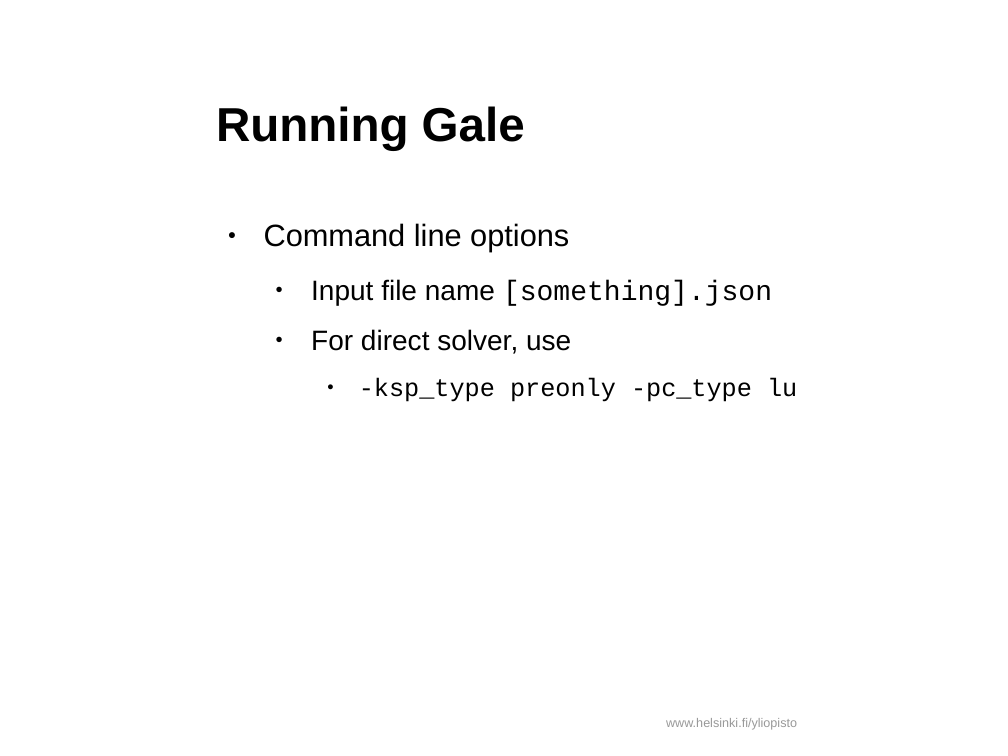
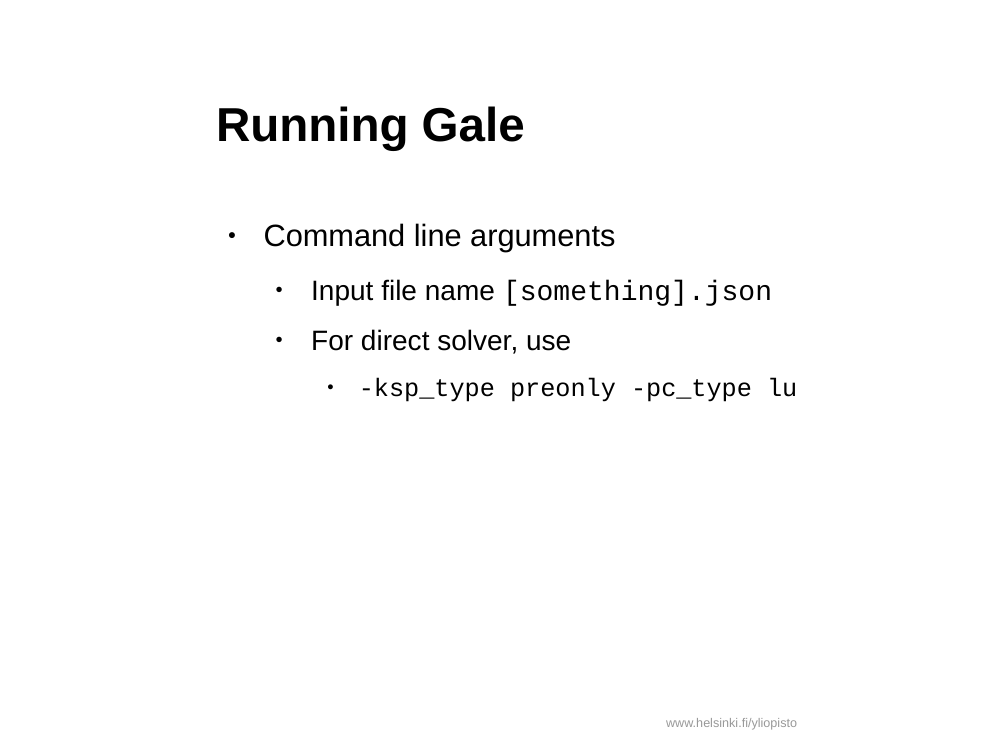
Before and after one commit to HUGG/NGWM2016-modelling-course, a slide deck: slide 20 of Lessons/07-Gale-model-design/Gale-model-design.odp. Drawn at 1008x756 pixels with LibreOffice and Linux fonts; fonts in the diff are those of the drawing; background and template pictures are left out. Boxes give left, top, right and bottom in pixels: in the first picture for what was removed or moved away, otherwise in the second. Text is boxed around its words. In the diff, an @@ line names an element or a change of style, - is before the commit and + after.

Commit message:
Gale model design PDF

```diff
--- a/Lessons/07-Gale-model-design/Gale-model-design.odp
+++ b/Lessons/07-Gale-model-design/Gale-model-design.odp
@@ text at [264,223,615,252]: text changed @@
-● Command line options
+● Command line arguments
```
Also in this commit, not shown: 4 other slides changed, 1 other file.
